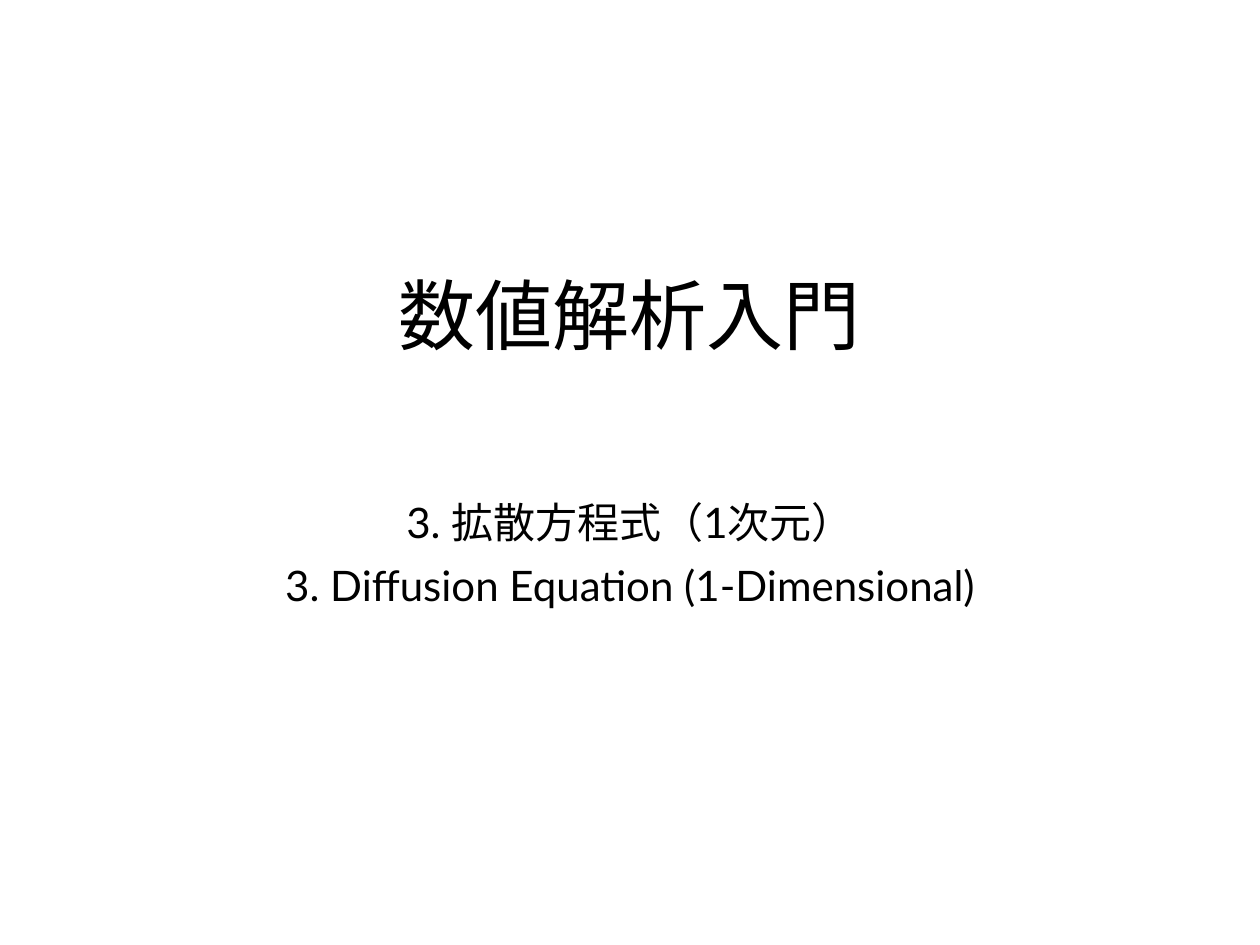
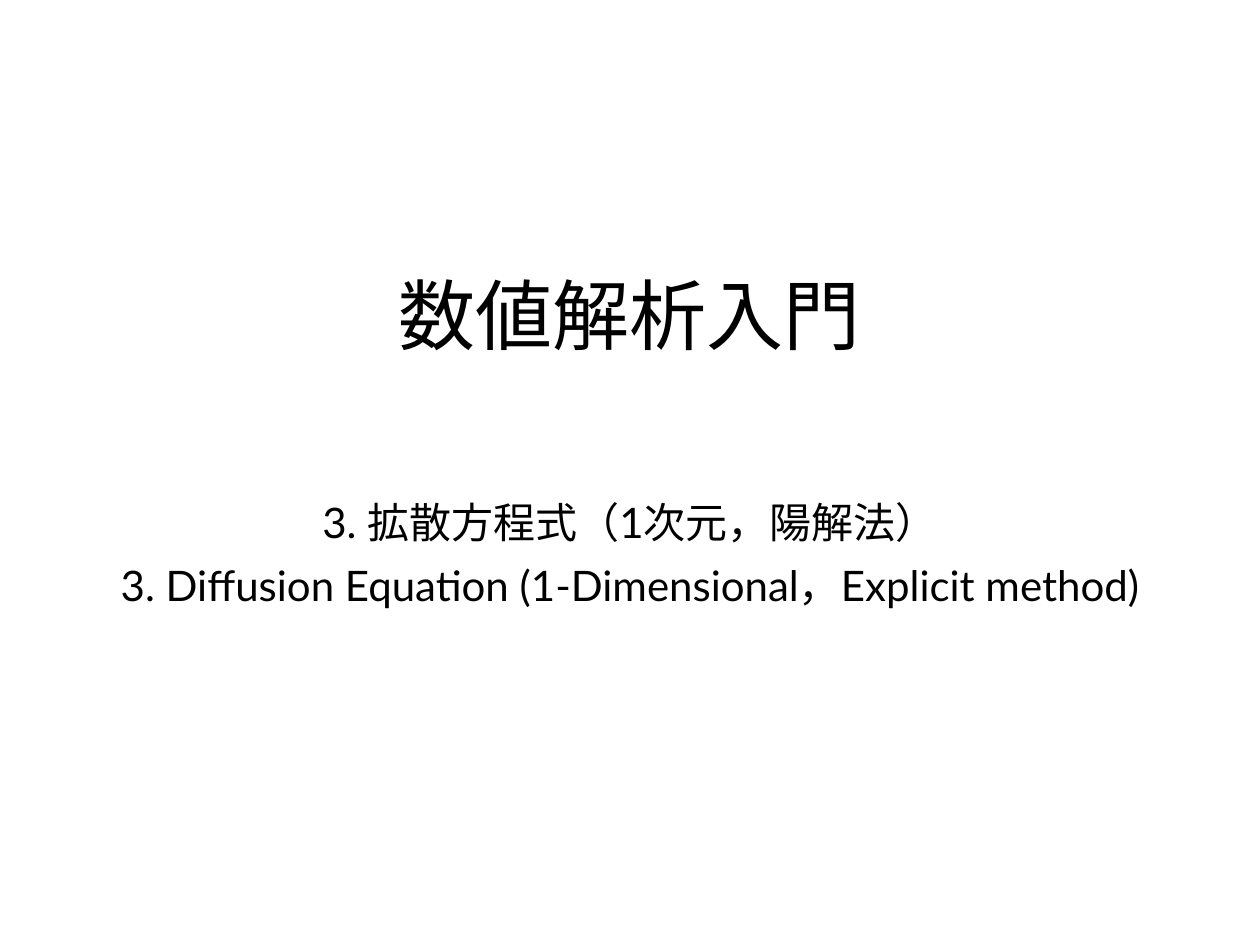
Before and after one commit to te288/intro_to_NA2022, a slide deck: slide 1 of pptx/03_1次元拡散方程式（陽解法）.pptx. Drawn at 1260x945 pixels with LibreOffice and Linux fonts; fonts in the diff are those of the drawing. Boxes give left, top, right and bottom in pixels: in the first picture for what was removed or moved away, otherwise in the second. Text is boxed around its words. In the diff, an @@ line names an element or a change of style, - is before the commit and + after.

```diff
--- a/pptx/03_1次元拡散方程式（陽解法）.pptx
+++ b/pptx/03_1次元拡散方程式（陽解法）.pptx
@@ subtitle at <box>121,502,1139,609</box>: text changed @@
-3. 拡散方程式（1次元）
-3. Diffusion Equation (1-Dimensional)
+3. 拡散方程式（1次元，陽解法）
+3. Diffusion Equation (1-Dimensional，Explicit method)
```
Also in this commit, not shown: 9 other slides changed, 1 slide removed, 3 other files.
